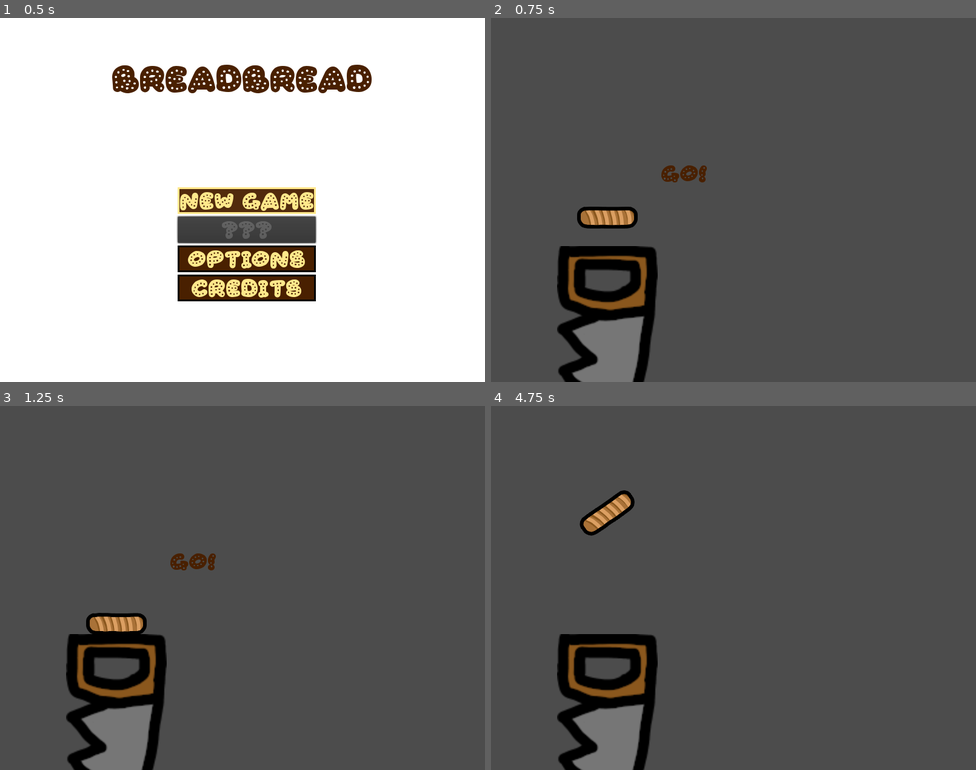
Above: before the commit, frames 1-4 (two rows, left to right).
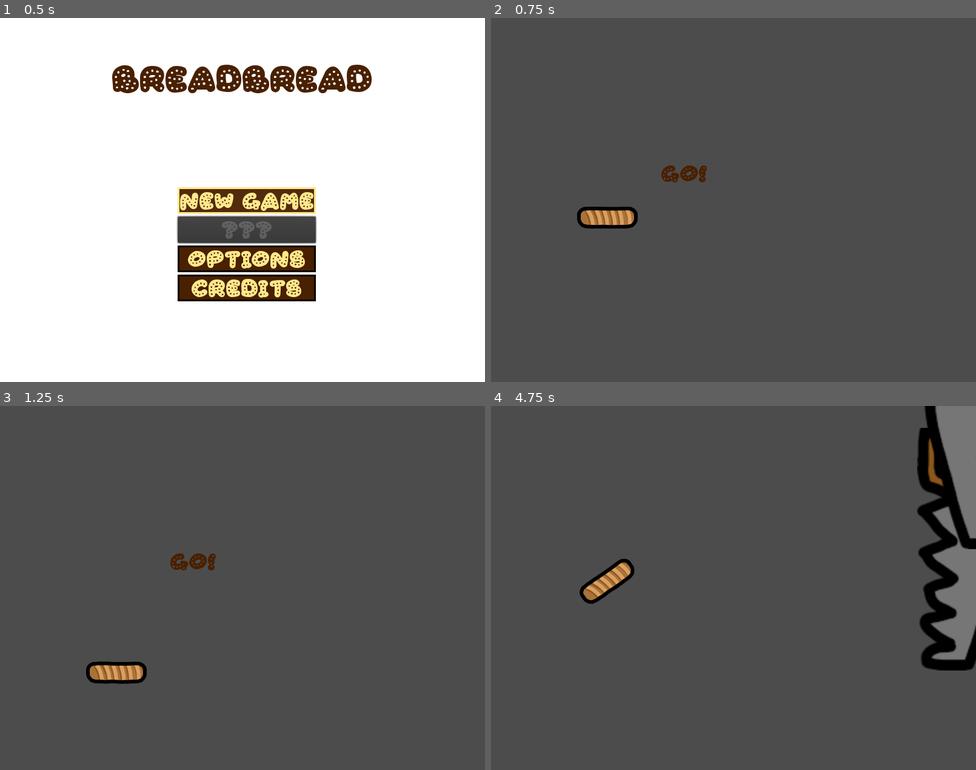
Above: after the commit, the same moments.

Repository: Inschato/BreadBread
Game: Godot game, scene res://Main.tscn
Two runs of this game, one before a commit and one after it. Both use one fixed random seed, a clock stepped at 60 frames per second and the inputs below.
Inputs (mouse positions are in pixels of both pictures, inside the frame that each line leads up to):
- Up to frame 1 (0.5 s): no input
- Up to frame 2 (0.75 s): click "New Game" at 0.5 s
- Up to frame 3 (1.25 s): no input
- Up to frame 4 (4.75 s): hold Right (move_right) 1.28-2.03 s; hold Down (move_down) 2.03-2.78 s; tap Enter at 2.75 s; hold Right (move_right) 2.78-3.5 s; click (733, 620) at 3.5 s, where only the run after the commit has a clickable "Retry"; hold Up (move_up) from 4.28 s (still down)

Frame 1 is identical in both runs. In frame 2, 6.4% of the frame differs, in the area x 13-35%, y 62-100%; in frame 3, 7.3%; in frame 4, 15%, in the area x 13-100%, y 0-100%.

Commit message:
Almost working, funny interactions

Diff:
--- a/levels/level1/DodgeBread.tscn
+++ b/levels/level1/DodgeBread.tscn
@@ -53,4 +53,3 @@
 [connection signal="timeout" from="MobTimer" to="." method="_on_MobTimer_timeout"]
 [connection signal="timeout" from="ScoreTimer" to="." method="_on_ScoreTimer_timeout"]
 [connection signal="timeout" from="StartTimer" to="." method="_on_StartTimer_timeout"]
-[connection signal="start_game" from="HUD" to="." method="new_game"]
--- a/levels/level1/HUD.gd
+++ b/levels/level1/HUD.gd
@@ -1,6 +1,4 @@
 extends CanvasLayer
-
-signal start_game
 
 var game_score
 
--- a/levels/level1/Player.gd
+++ b/levels/level1/Player.gd
@@ -51,7 +51,7 @@
 		rotation = velocity.angle()
 
 
-func _on_Player_body_entered(body):
+func _on_Player_body_entered(_body):
 	hide()
 	emit_signal("hit")
 	$CollisionPolygon2D.set_deferred("disabled", true)
--- a/levels/level2/FlappyLoaf.gd
+++ b/levels/level2/FlappyLoaf.gd
@@ -1,5 +1,6 @@
 extends Node
 
+export (PackedScene) var wall_scene
 signal game_over
 signal show_message
 
@@ -8,15 +9,33 @@
 func game_over():
 	emit_signal("game_over", false)
 
-# Called when the node enters the scene tree for the first time.
 func _ready():
-	pass # Replace with function body.
+	randomize()
 
 func new_game():
 	score = 0
 	emit_signal("show_message", "Go!")
 	$Player.start($PlayerSpawn.position)
+	$WallTimer.start()
 
 # Called every frame. 'delta' is the elapsed time since the previous frame.
 #func _process(delta):
 #	pass
+
+func spawn_walls():
+	var wall1 = wall_scene.instance()
+	var wall2 = wall_scene.instance()
+	wall2.get_node("Sprite").scale.y = -2
+	wall2.get_node("CollisionPolygon2D").scale.y = -2
+
+	var wall_spawn_location = $WallSpawnLine.points[randi() % $WallSpawnLine.points.size()]
+
+	wall1.position = wall_spawn_location + Vector2(0, 100)
+	wall2.position = wall_spawn_location + Vector2(0, -100)
+
+	var velocity = Vector2(-100, 0.0)
+	wall1.linear_velocity = velocity
+	wall2.linear_velocity = velocity
+
+	add_child(wall1)
+	add_child(wall2)
--- a/levels/level2/FlappyLoaf.tscn
+++ b/levels/level2/FlappyLoaf.tscn
@@ -6,6 +6,7 @@
 
 [node name="FlappyLoaf" type="Node"]
 script = ExtResource( 1 )
+wall_scene = ExtResource( 3 )
 
 [node name="WallSpawnLine" type="Line2D" parent="."]
 points = PoolVector2Array( 896, 88, 896, 112, 896, 136, 896, 168, 896, 200, 896, 224, 896, 248, 896, 280, 896, 320, 896, 352, 896, 376, 896, 416, 896, 448, 896, 480, 896, 496 )
@@ -20,7 +21,8 @@
 "_edit_group_": true
 }
 
-[node name="Wall" parent="." instance=ExtResource( 3 )]
-position = Vector2( 192, 576 )
+[node name="WallTimer" type="Timer" parent="."]
+wait_time = 3.0
 
 [connection signal="hit" from="Player" to="." method="game_over"]
+[connection signal="timeout" from="WallTimer" to="." method="spawn_walls"]
--- a/levels/level2/FlappyPlayer.gd
+++ b/levels/level2/FlappyPlayer.gd
@@ -33,9 +33,12 @@
 
 	var motion = velocity * delta
 
-	move_and_collide(motion)
+	var collision = move_and_collide(motion)
+	if collision:
+		handle_hit()
 
 func start(pos):
 	position = pos
+	velocity = Vector2()
 	show()
 	$CollisionPolygon2D.disabled = false
--- /dev/null
+++ b/levels/level2/Wall.gd
@@ -0,0 +1,8 @@
+extends RigidBody2D
+
+func _on_VisibilityNotifier2D_screen_exited():
+	print("FREEING")
+	queue_free()
+
+func _ready():
+	print("spawned")
--- a/levels/level2/Wall.tscn
+++ b/levels/level2/Wall.tscn
@@ -1,11 +1,13 @@
-[gd_scene load_steps=2 format=2]
+[gd_scene load_steps=3 format=2]
 
 [ext_resource path="res://art/Saw.png" type="Texture" id=1]
+[ext_resource path="res://levels/level2/Wall.gd" type="Script" id=2]
 
 [node name="Wall" type="RigidBody2D"]
-mode = 3
+collision_mask = 0
 gravity_scale = 0.0
 linear_velocity = Vector2( -5, 0 )
+script = ExtResource( 2 )
 
 [node name="Sprite" type="Sprite" parent="."]
 rotation = 1.5708
@@ -18,3 +20,5 @@
 
 [node name="VisibilityNotifier2D" type="VisibilityNotifier2D" parent="."]
 position = Vector2( 0.5, -7.62939e-06 )
+
+[connection signal="screen_exited" from="VisibilityNotifier2D" to="." method="_on_VisibilityNotifier2D_screen_exited"]
